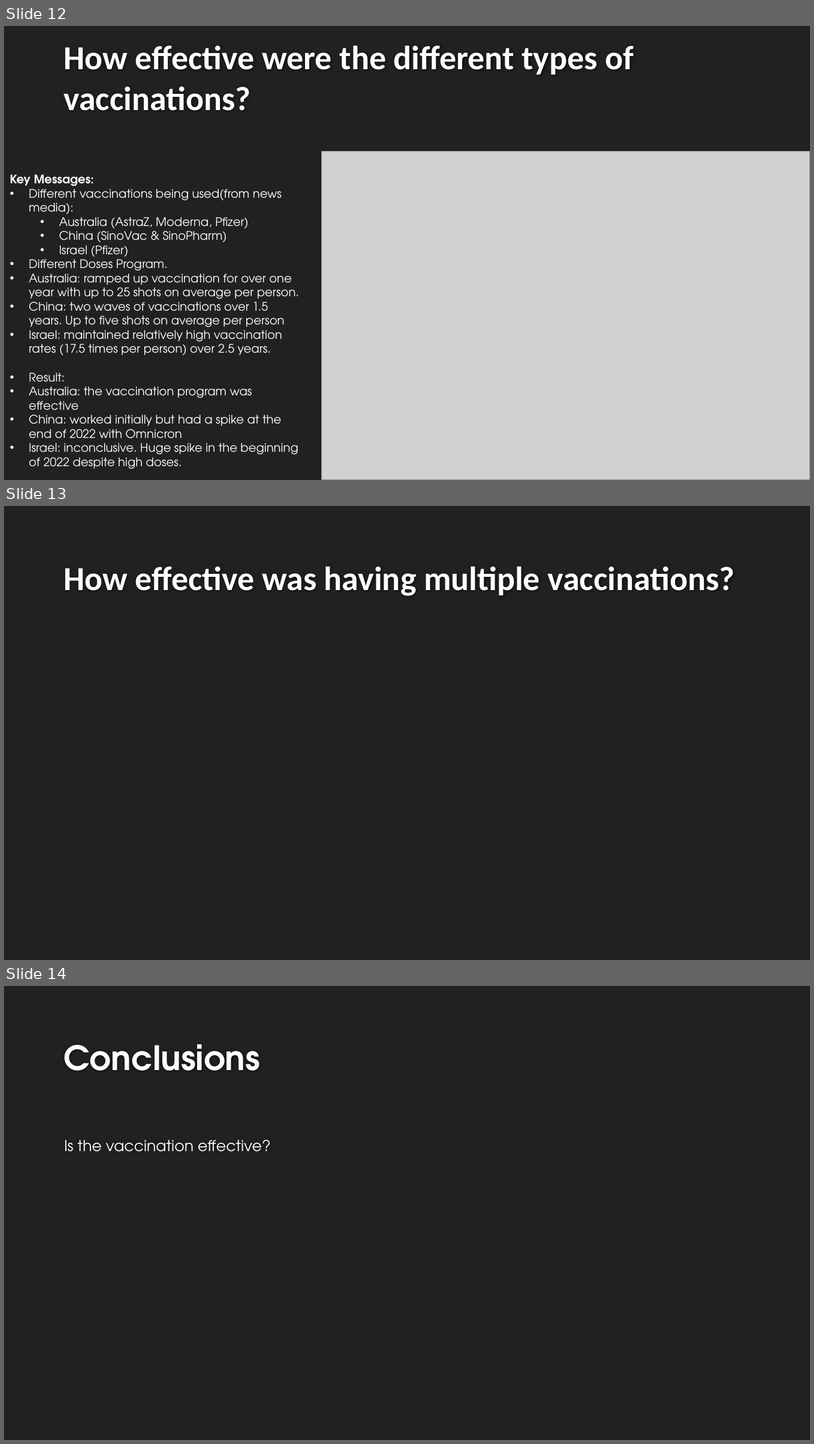
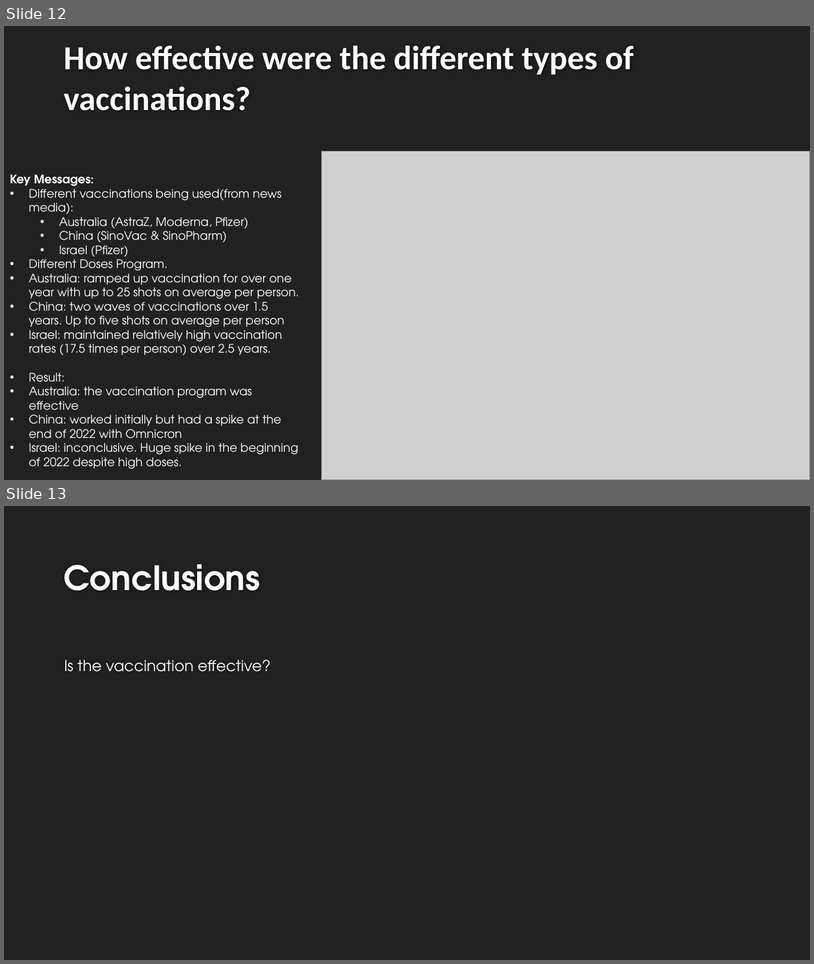
Before and after one commit to cmorrow28/project_one, a slide deck: Covid19_Presentation_Final.pptx. Shown one above the other, each under a label of ours: slides 12, 13 and 14 before the commit, slides 12 and 13 after it. The pictures are 814x1444 and 814x964 pixels, drawn with LibreOffice and Linux fonts; fonts in the diff are those of the drawing; grey boxes stand for pictures; background and template pictures are left out. Boxes give left, top, right and bottom in pixels: in the first picture for what was removed or moved away, otherwise in the second. Text is boxed around its words. In the diff, an @@ line names an element or a change of style, - is before the commit and + after.

```diff
--- a/Covid19_Presentation_Final.pptx
+++ b/Covid19_Presentation_Final.pptx
@@ slide 13 removed at [4, 506, 810, 960], background #212121 @@
@@ title removed at [63, 566, 735, 596] @@
-How effective was having multiple vaccinations?
@@ what was slide 14 is now slide 13 @@
```
